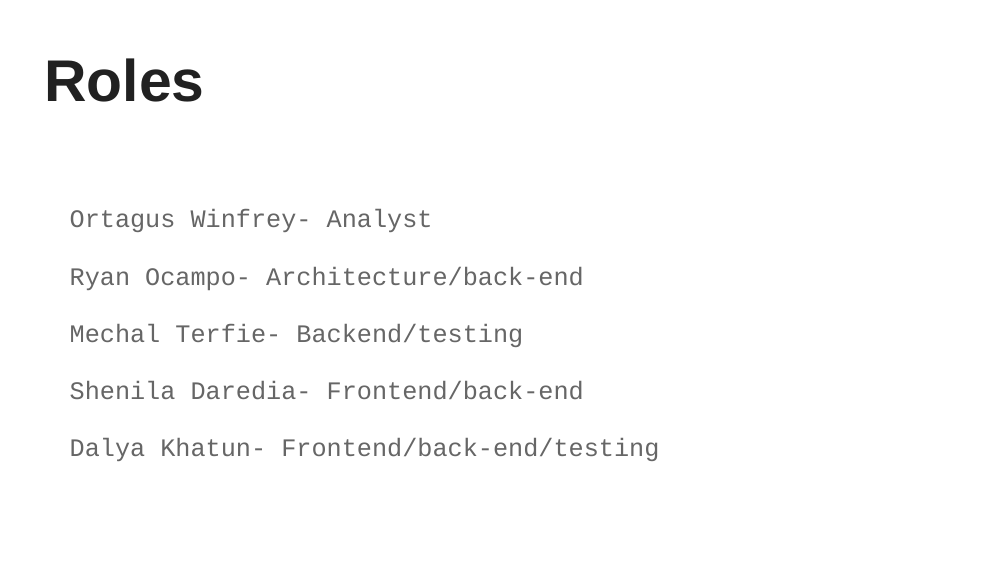
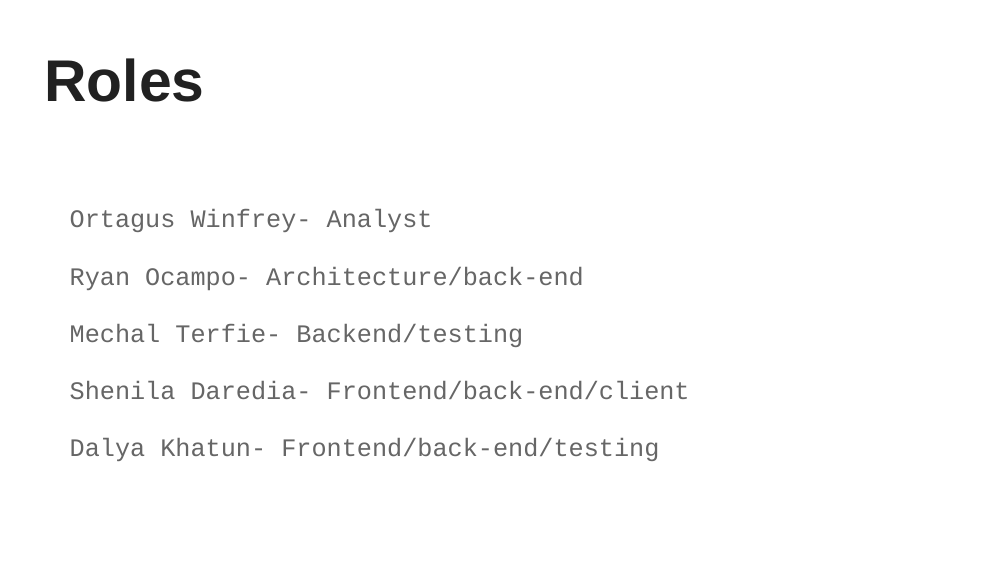
Before and after one commit to oromeo10/SuperUsers, a slide deck: slide 4 of 05 Team/ER Presentation/Team Presentation .pptx (slide 3 before the commit). Drawn at 1008x567 pixels with LibreOffice and Linux fonts; fonts in the diff are those of the drawing. Boxes give left, top, right and bottom in pixels: in the first picture for what was removed or moved away, otherwise in the second. Text is boxed around its words. In the diff, an @@ line names an element or a change of style, - is before the commit and + after.

```diff
--- a/05 Team/ER Presentation/Team Presentation .pptx
+++ b/05 Team/ER Presentation/Team Presentation .pptx
@@ text at (70, 381, 690, 400): text changed @@
-Shenila Daredia- Frontend/back-end
+Shenila Daredia- Frontend/back-end/client
```
Also in this commit, not shown: 6 other slides changed, 4 slides added, 1 slide removed, 2 other files.
